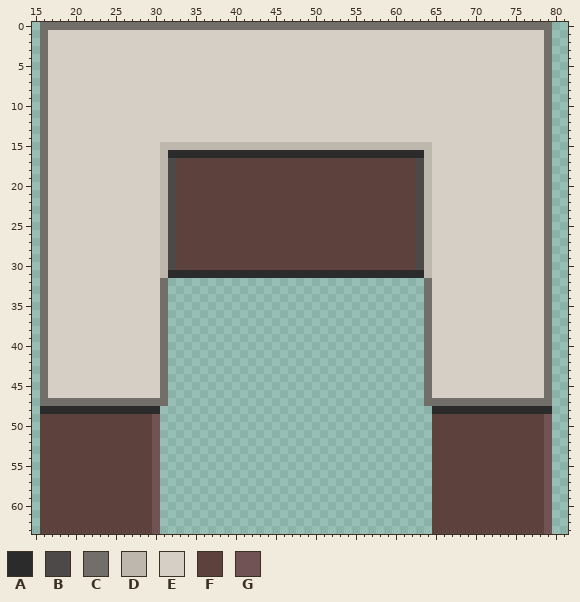
Two versions of one pixel-art file, assets/art/tiles/asprite/counters.aseprite. The picture above was drawn from the file before the commit.
96x64 pixels, 1 frame. Shown: x 15..81, y 0..63.
Palette (. is transparent): A #2b2b2b  B #4c4948  C #726e6a  D #bdb7ad  E #d5cfc5  F #5c413d  G #725355
Once edited:
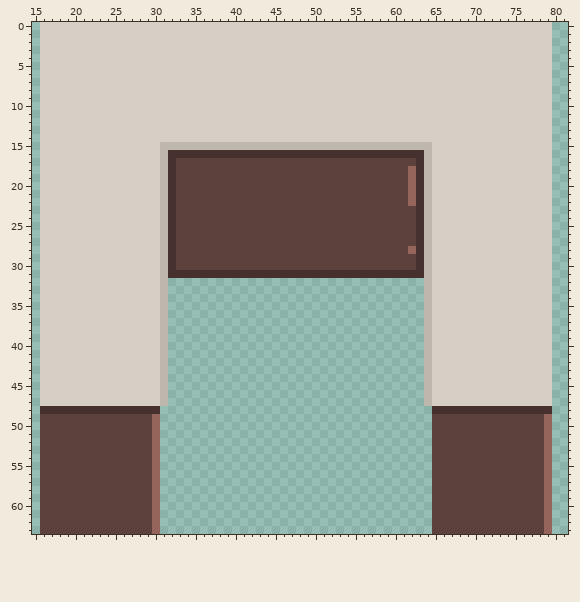
The edit:
colour A: #2b2b2b -> #46312e
colour G: #725355 -> #95645a
Changed rows in their new state; - is a pixel that keeps its letter.
first column x 16:
 0 EEEEEEEEEEEEEEEEEEEEEEEEEEEEEEEEEEEEEEEEEEEEEEEEEEEEEEEEEEEEEEEE
 1 E--------------------------------------------------------------E
 2 E--------------------------------------------------------------E
 3 E--------------------------------------------------------------E
 4 E--------------------------------------------------------------E
 5 E--------------------------------------------------------------E
 6 E--------------------------------------------------------------E
 7 E--------------------------------------------------------------E
 8 E--------------------------------------------------------------E
 9 E--------------------------------------------------------------E
10 E--------------------------------------------------------------E
11 E--------------------------------------------------------------E
12 E--------------------------------------------------------------E
13 E--------------------------------------------------------------E
14 E--------------------------------------------------------------E
15 E--------------------------------------------------------------E
16 E--------------------------------------------------------------E
17 E---------------A------------------------------A---------------E
18 E---------------A-----------------------------GA---------------E
19 E---------------A-----------------------------GA---------------E
20 E---------------A-----------------------------GA---------------E
21 E---------------A-----------------------------GA---------------E
22 E---------------A-----------------------------GA---------------E
23 E---------------A------------------------------A---------------E
24 E---------------A------------------------------A---------------E
25 E---------------A------------------------------A---------------E
26 E---------------A------------------------------A---------------E
27 E---------------A------------------------------A---------------E
28 E---------------A-----------------------------GA---------------E
29 E---------------A------------------------------A---------------E
30 E---------------A------------------------------A---------------E
31 E--------------------------------------------------------------E
32 E--------------D--------------------------------D--------------E
33 E--------------D--------------------------------D--------------E
34 E--------------D--------------------------------D--------------E
35 E--------------D--------------------------------D--------------E
36 E--------------D--------------------------------D--------------E
37 E--------------D--------------------------------D--------------E
38 E--------------D--------------------------------D--------------E
39 E--------------D--------------------------------D--------------E
40 E--------------D--------------------------------D--------------E
41 E--------------D--------------------------------D--------------E
42 E--------------D--------------------------------D--------------E
43 E--------------D--------------------------------D--------------E
44 E--------------D--------------------------------D--------------E
45 E--------------D--------------------------------D--------------E
46 E--------------D--------------------------------D--------------E
47 EEEEEEEEEEEEEEED--------------------------------DEEEEEEEEEEEEEEE
Changed places in both pictures, as pixel boxes (x1, y1, x2, y2):
changed: (40, 22, 552, 534)
